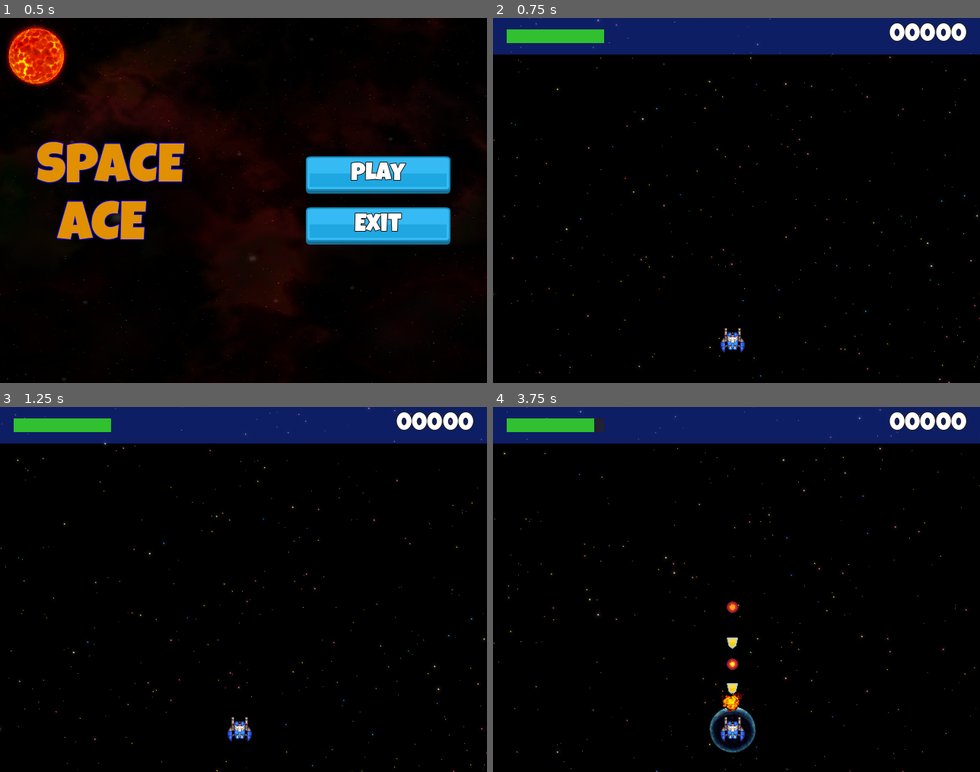
Above: before the commit, frames 1-4 (two rows, left to right).
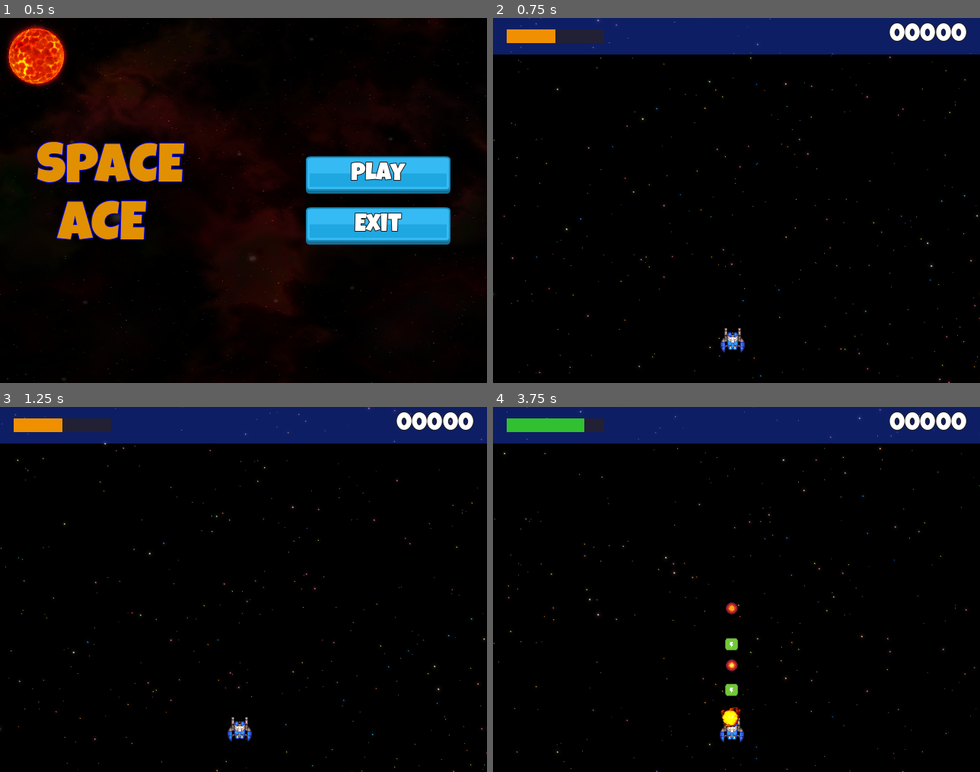
Above: after the commit, the same moments.

Repository: Babrakov/space-ace
Game: Godot game, scene res://Scenes/Main/Main.tscn
The game is run twice, just before and just after one commit, with the same random seed, the same clock (stepped at 60 frames per second) and the same inputs.
Inputs:
- Up to frame 1 (0.5 s): no input
- Up to frame 2 (0.75 s): click "Play" at 0.5 s
- Up to frame 3 (1.25 s): no input
- Up to frame 4 (3.75 s): tap T (test) every 0.75 s from 1.35 to 3.6 s

Frame 1 is identical in both runs. In frame 2, 0.8% of the frame differs, in the area x 2-23%, y 3-7%; in frame 3, 0.8%; in frame 4, 1.2%, in the area x 18-55%, y 3-95%.

Commit message:
Player Health Boost

Diff:
--- a/Globals/SignalHub.gd
+++ b/Globals/SignalHub.gd
@@ -1,6 +1,6 @@
 extends Node
 
-
+signal on_player_health_bonus(v: int)
 signal on_player_hit(v: int)
 signal on_score_updated(v: int)
 signal on_create_explosion(pos: Vector2, anim_name: String)
@@ -35,3 +35,6 @@
 
 func emit_on_create_explosion(pos: Vector2, anim_name: String):
 	on_create_explosion.emit(pos, anim_name)
+
+func emit_on_player_health_bonus(v: int):
+	on_player_health_bonus.emit(v)
--- a/Scenes/GameUi/GameUi.gd
+++ b/Scenes/GameUi/GameUi.gd
@@ -1,13 +1,19 @@
 extends Control
 
 @onready var health_bar: HealthBar = $ColorRect/MarginContainer/HealthBar
+@onready var sound: AudioStreamPlayer = $Sound
 
 # Called when the node enters the scene tree for the first time.
 func _enter_tree() -> void:
 	SignalHub.on_player_hit.connect(on_player_hit)
+	SignalHub.on_player_health_bonus.connect(on_player_health_bonus)
 
 func on_player_hit(v: int) -> void:
 	health_bar.take_damage(v)
 
 func _on_health_bar_died() -> void:
 	print("Player died")
+
+func on_player_health_bonus(v: int) -> void:
+	health_bar.incr_value(v)
+	sound.play()
--- a/Scenes/GameUi/GameUi.tscn
+++ b/Scenes/GameUi/GameUi.tscn
@@ -1,8 +1,9 @@
-[gd_scene load_steps=4 format=3 uid="uid://bq8j7jw0vq8j6"]
+[gd_scene load_steps=5 format=3 uid="uid://bq8j7jw0vq8j6"]
 
 [ext_resource type="PackedScene" uid="uid://dpbjjg3c1uc6u" path="res://Scenes/HealthBar/HealthBar.tscn" id="1_anb74"]
 [ext_resource type="Script" uid="uid://cwhi17lbkvu2u" path="res://Scenes/GameUi/GameUi.gd" id="1_anolp"]
 [ext_resource type="LabelSettings" uid="uid://dqnip3hcmvman" path="res://Resources/lg_white_32.tres" id="2_anolp"]
+[ext_resource type="AudioStream" uid="uid://boct87hp6wlp1" path="res://assets/sounds/powerup/health_16.wav" id="4_tt7lr"]
 
 [node name="GameUi" type="Control"]
 layout_mode = 3
@@ -36,6 +37,7 @@
 layout_mode = 2
 size_flags_horizontal = 0
 size_flags_vertical = 4
+start_health = 50
 
 [node name="Label" type="Label" parent="ColorRect/MarginContainer"]
 layout_mode = 2
@@ -43,4 +45,7 @@
 text = "00000"
 label_settings = ExtResource("2_anolp")
 
+[node name="Sound" type="AudioStreamPlayer" parent="."]
+stream = ExtResource("4_tt7lr")
+
 [connection signal="died" from="ColorRect/MarginContainer/HealthBar" to="." method="_on_health_bar_died"]
--- a/Scenes/Level/Level.gd
+++ b/Scenes/Level/Level.gd
@@ -10,5 +10,5 @@
 		)
 		SignalHub.emit_on_create_powerup(
 			Vector2(315,300),
-		   PowerUp.PowerUpType.Shield
+		   PowerUp.PowerUpType.Health
 		)
--- a/Scenes/Player/Player.gd
+++ b/Scenes/Player/Player.gd
@@ -3,6 +3,8 @@
 class_name Player
 
 const GROUP_NAME: String = "Player"
+
+@export var health_boost: int = 25
 
 @onready var sprite_2d: Sprite2D = $Sprite2D
 @onready var shield: Shield = $Shield
@@ -24,5 +26,7 @@
 		match area.power_up_type:
 			PowerUp.PowerUpType.Shield:
 				shield.enable_shield()
+			PowerUp.PowerUpType.Health:
+				SignalHub.emit_on_player_health_bonus(health_boost)
 	elif area is Projectile:
 		SignalHub.emit_on_player_hit(area.get_damage())
